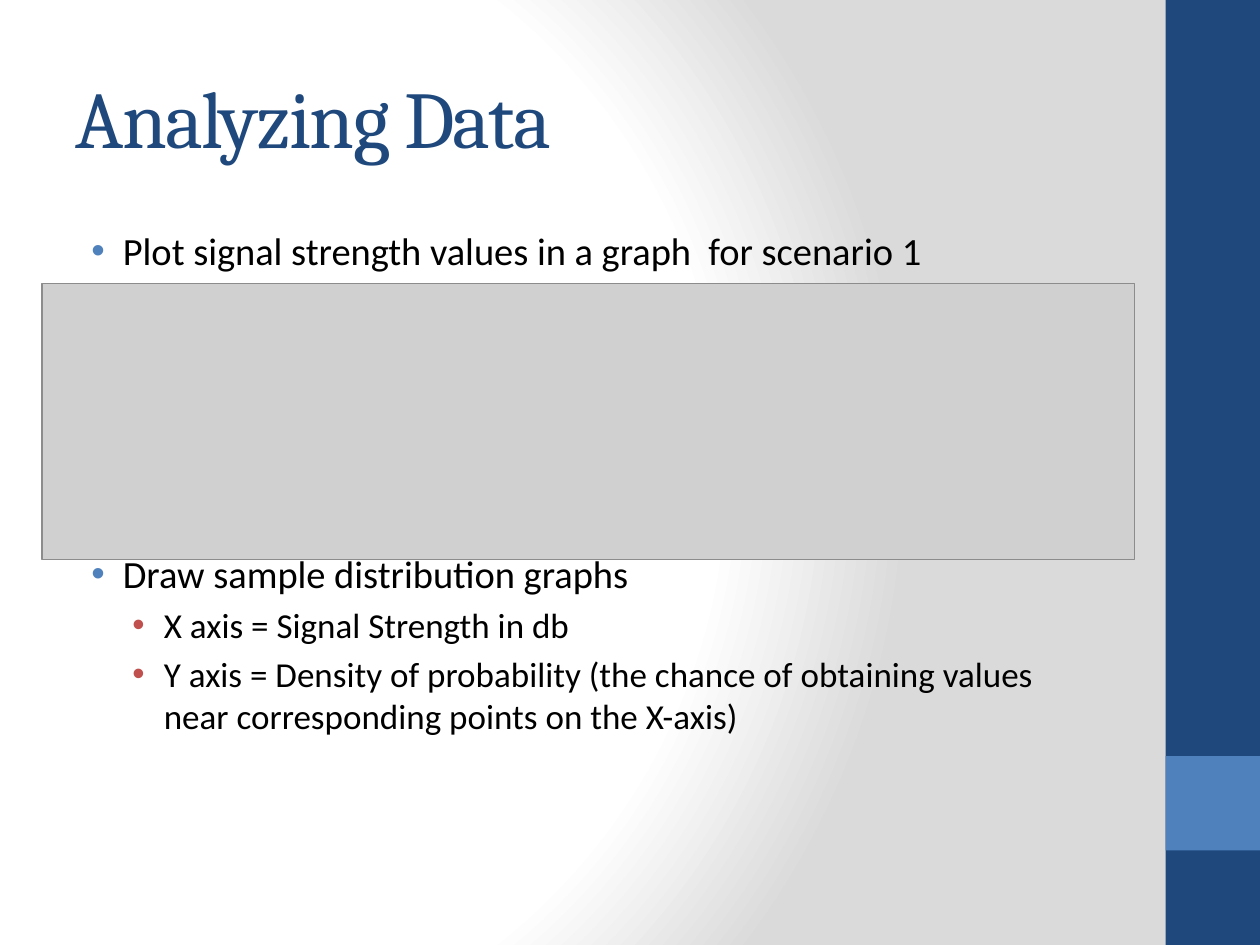
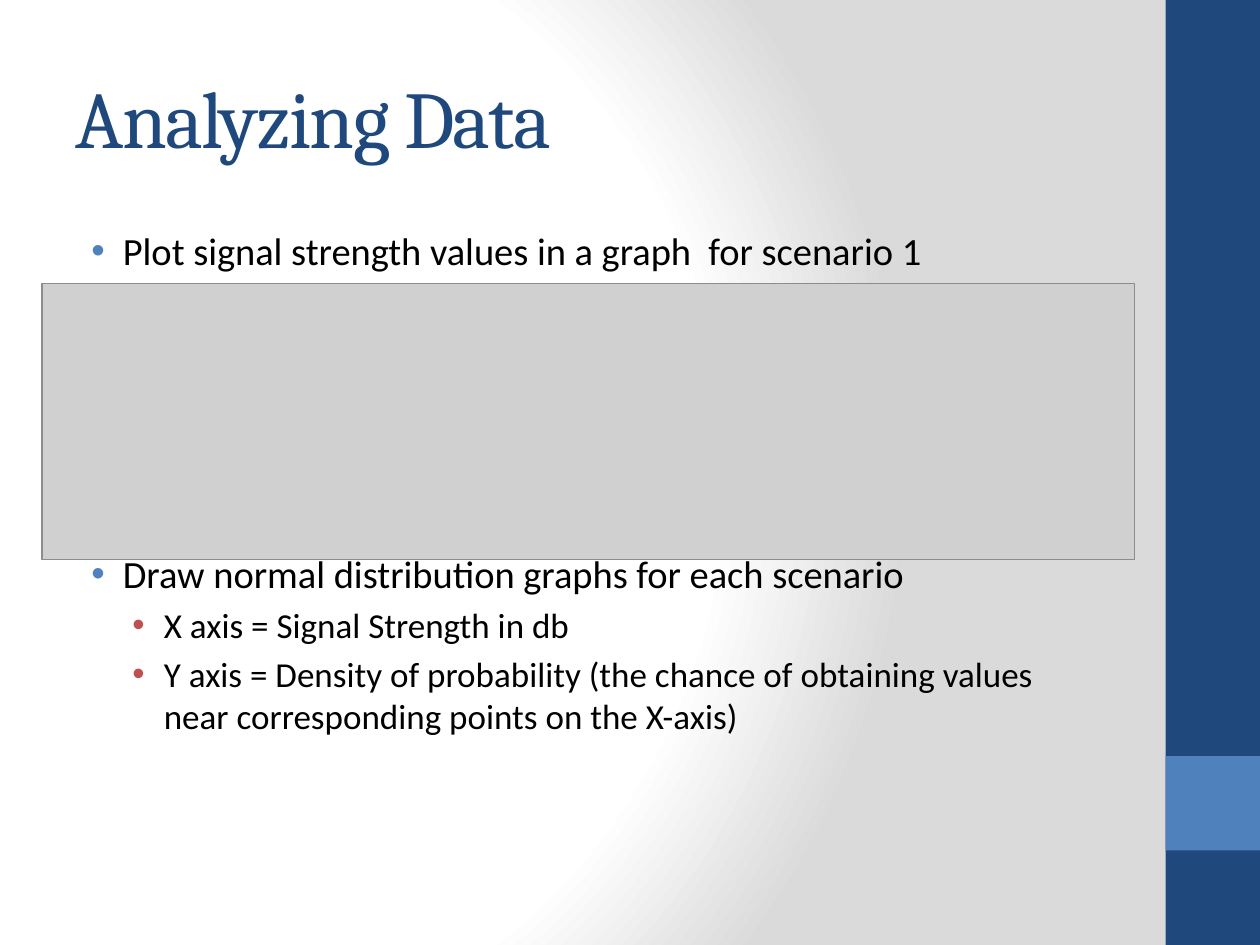
Before and after one commit to jithendra89/research, a slide deck: slide 11 of presentations/interim-final.pptx. Drawn at 1260x945 pixels with LibreOffice and Linux fonts; fonts in the diff are those of the drawing; grey boxes stand for pictures. Boxes give left, top, right and bottom in pixels: in the first picture for what was removed or moved away, otherwise in the second. Text is boxed around its words. In the diff, an @@ line names an element or a change of style, - is before the commit and + after.

```diff
--- a/presentations/interim-final.pptx
+++ b/presentations/interim-final.pptx
@@ text at bbox=[123, 556, 903, 595]: text changed @@
-• Draw sample distribution graphs
+• Draw normal distribution graphs for each scenario
```
Also in this commit, not shown: 2 other slides changed, 5 slides added, 1 other file.
